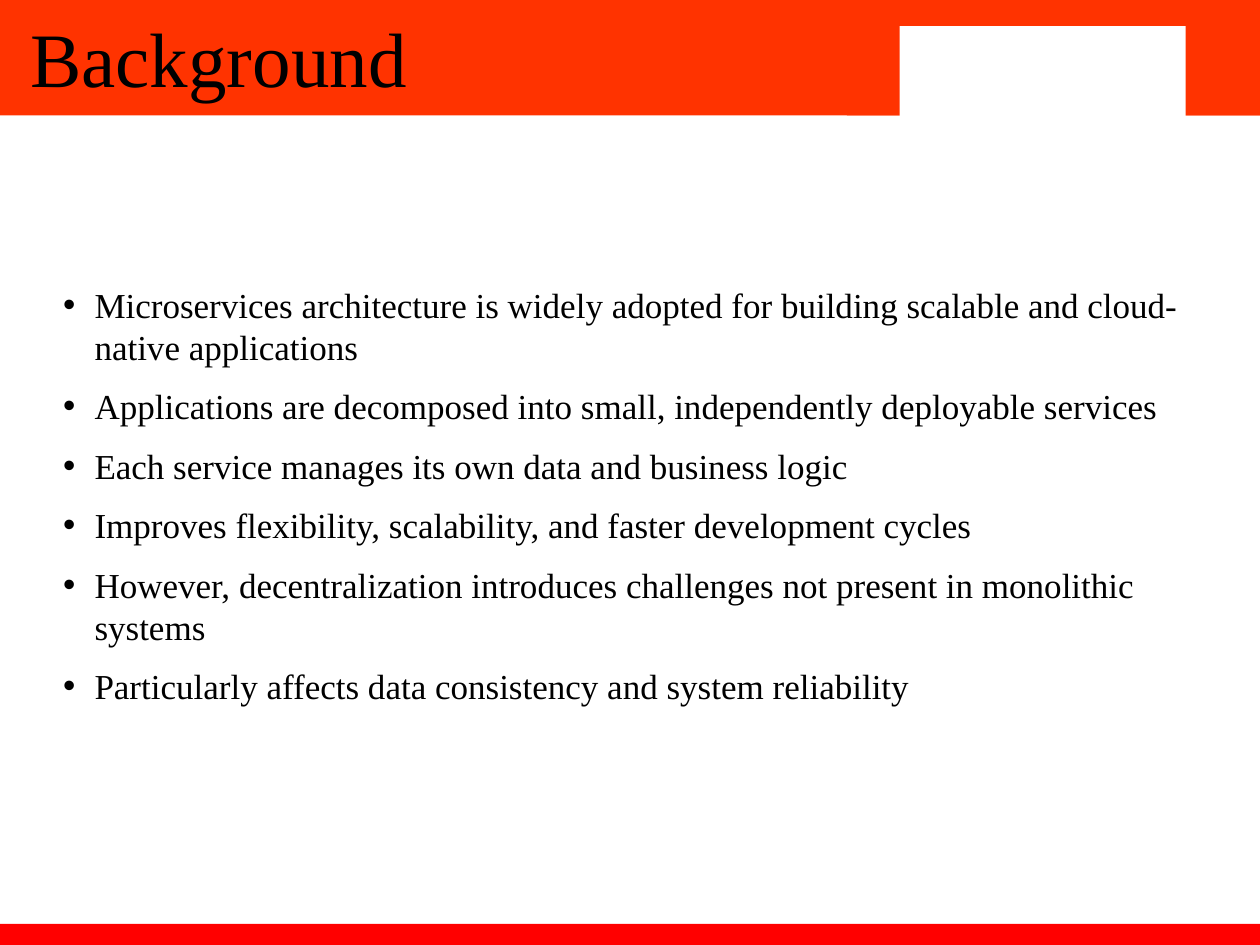
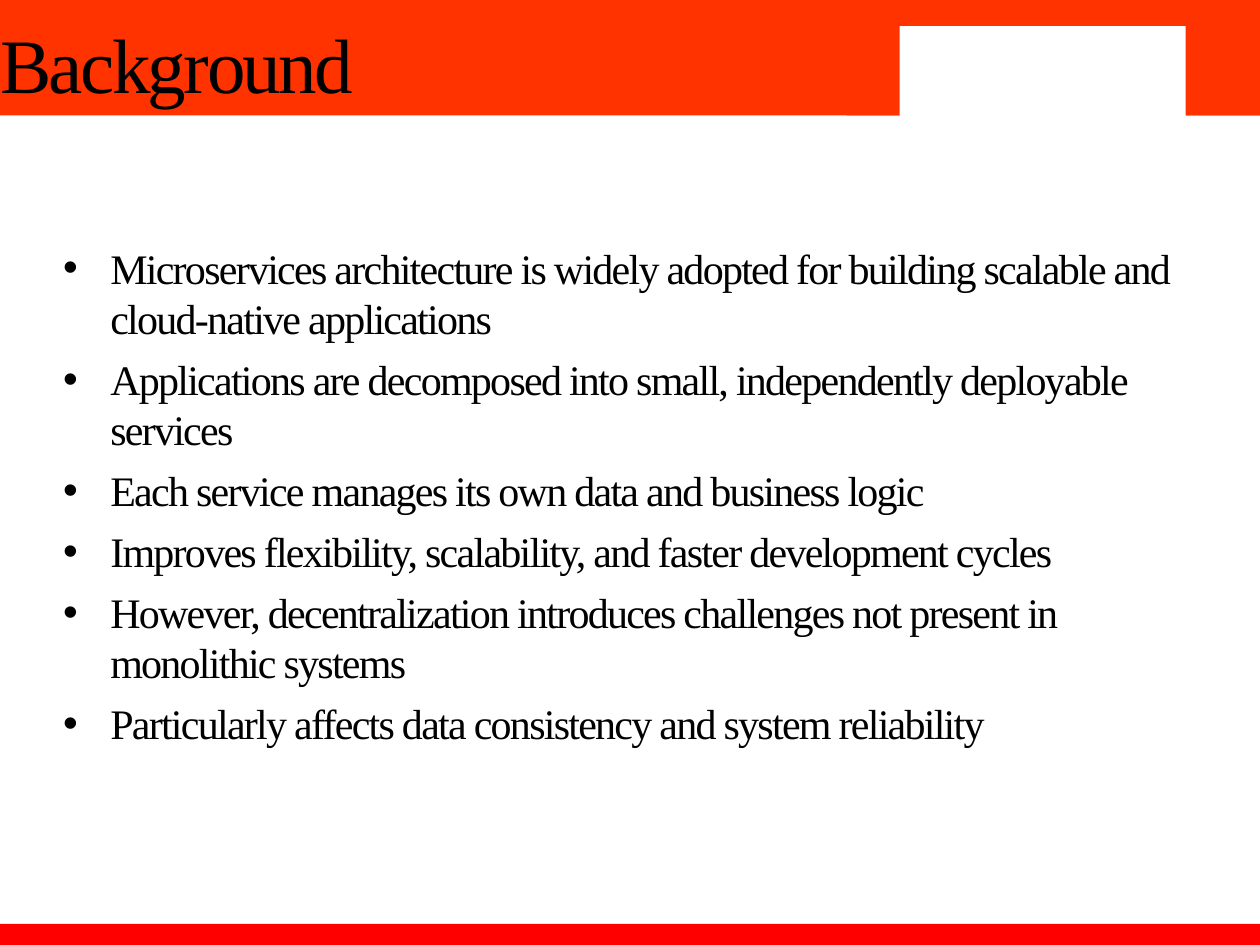
Before and after one commit to sethidevang/COOP, a slide deck: slide 3 of report/2210991489_DevangSethi_PPT.pptx. Drawn at 1260x945 pixels with LibreOffice and Linux fonts; fonts in the diff are those of the drawing; background and template pictures are left out. Boxes give left, top, right and bottom in pixels: in the first picture for what was removed or moved away, otherwise in the second. Text is boxed around its words. In the diff, an @@ line names an element or a change of style, - is before the commit and + after.

```diff
--- a/report/2210991489_DevangSethi_PPT.pptx
+++ b/report/2210991489_DevangSethi_PPT.pptx
@@ title "Background" moved from (x1=30, y1=33, x2=406, y2=102) to (x1=0, y1=39, x2=353, y2=108) @@
@@ title "Background" at (x1=0, y1=39, x2=353, y2=108): letter spacing 0 to -1.5 pt; indent changed; line spacing 0.9 to 1 @@
@@ text "Microservices architecture is widely adopted ..." at (x1=110, y1=254, x2=1171, y2=748): size 20 to 24 pt, letter spacing 0 to -1 pt; indent changed; less space between paragraphs @@
```
Also in this commit, not shown: 13 other slides changed, 3 other files.
